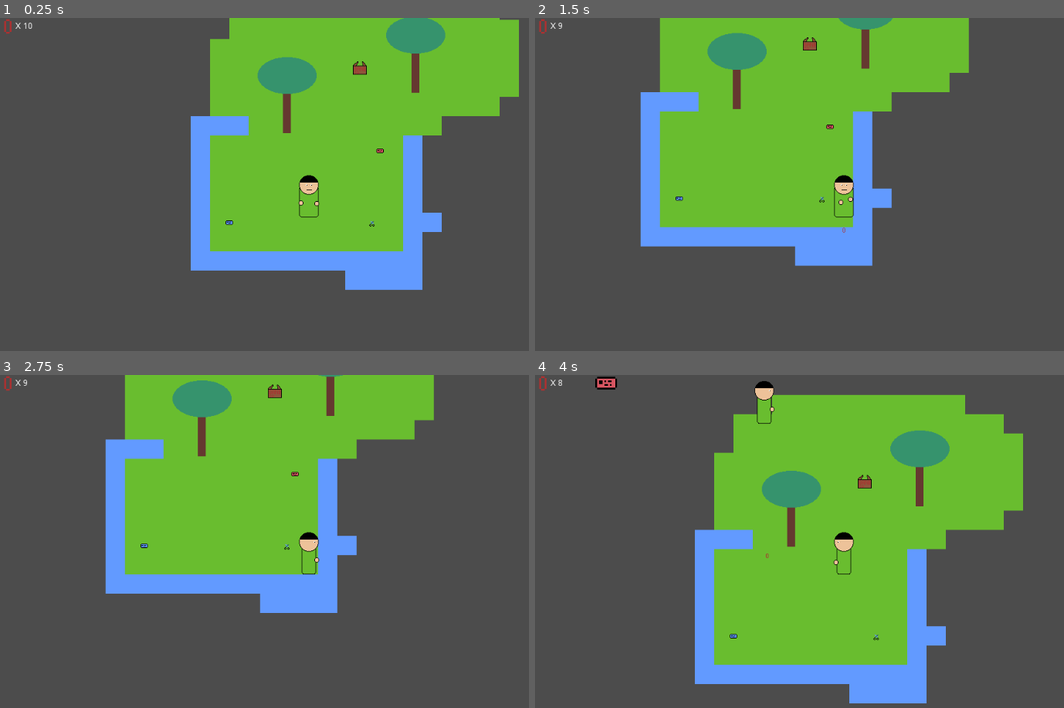
Above: before the commit, frames 1-4 (two rows, left to right).
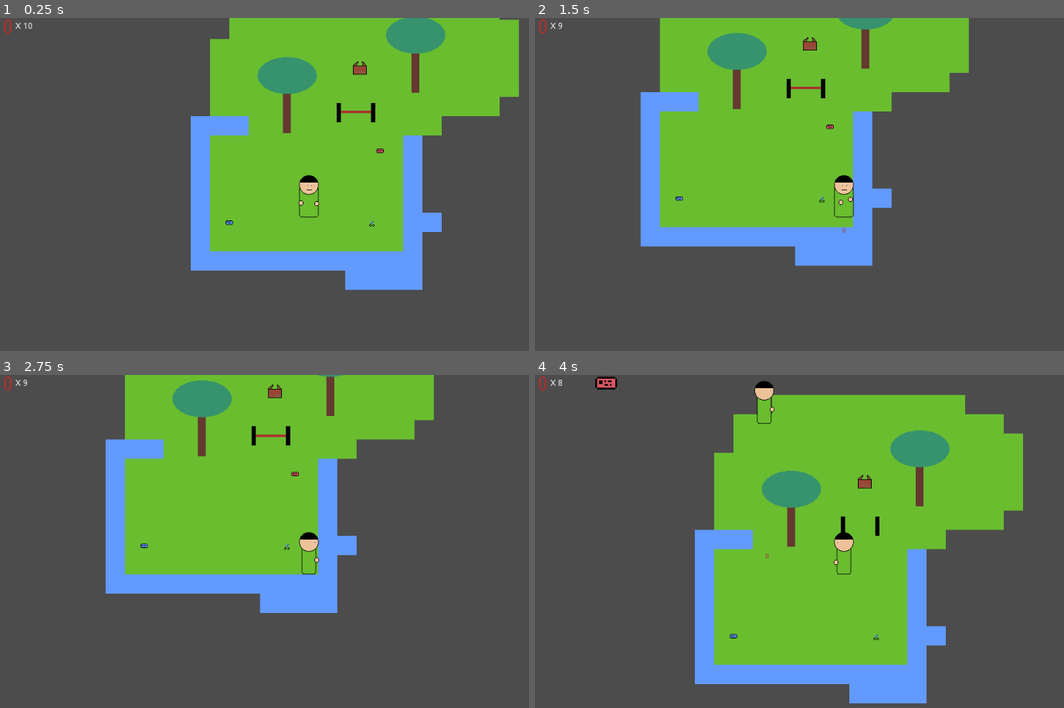
Above: after the commit, the same moments.

Repository: wiltaylor/GameJams
Game: Godot game, scene res://levels/Level1.tscn
Same seed, same stepped clock (60 frames per second), same inputs: the game is played once before the commit and once after it.
Inputs:
- Up to frame 1 (0.25 s): no input
- Up to frame 2 (1.5 s): tap Enter at 0.5 s; hold Right (move_right) 0.53-1.28 s; tap Alt (use) at 0.6 s; hold Down (move_down) from 1.28 s (still down); tap Ctrl (shoot) at 1.35 s
- Up to frame 3 (2.75 s): tap Alt (use) at 1.55, 2.1 s; release Down (move_down) at 2.03 s; hold Right (move_right) from 2.03 s (still down)
- Up to frame 4 (4 s): tap Space at 2.75 s; release Right (move_right) at 2.78 s; hold Up (move_up) 2.78-3.53 s; tap Alt (use) at 2.85, 3.8 s; hold Left (move_left) from 3.53 s (still down); tap Ctrl (shoot) at 3.6 s

The runs differ from the first frame. In frame 1, 0.1% of the frame differs, in the area x 63-71%, y 25-32%; in frame 2, 0.2%; in frame 3, 0.2%, in the area x 47-55%, y 15-22%; in frame 4, 0.1%.

Commit message:
Added doors

Diff:
--- a/LudumDare/LD47/src/levels/Level1.tscn
+++ b/LudumDare/LD47/src/levels/Level1.tscn
@@ -8,6 +8,7 @@
 [ext_resource path="res://objects/BlueCard.tscn" type="PackedScene" id=6]
 [ext_resource path="res://objects/RedCard.tscn" type="PackedScene" id=7]
 [ext_resource path="res://objects/Band_Box.tscn" type="PackedScene" id=8]
+[ext_resource path="res://objects/Door.tscn" type="PackedScene" id=9]
 
 [sub_resource type="NavigationPolygon" id=1]
 vertices = PoolVector2Array( 709.5, 91.5, 513, 96.5, 546, 33.5, 714, -205, 451, 33.5, 478.5, 96.5, 478, 286, 328.5, 100.5, 321, -30.5, 446.5, -105.5, 166, -213.5, 543.5, -114, 247, -36, 162, 62.5, 223.5, 63, 241, 96, 221.5, 93.5, 161.5, 286.5, 161, 93.5 )
@@ -55,3 +56,7 @@
 
 [node name="RedCard" parent="." instance=ExtResource( 7 )]
 position = Vector2( 441.844, 118.872 )
+
+[node name="Door" parent="." instance=ExtResource( 9 )]
+position = Vector2( 401.949, 57.4423 )
+LockType = 1
--- /dev/null
+++ b/LudumDare/LD47/src/objects/Door.tscn
@@ -0,0 +1,37 @@
+[gd_scene load_steps=9 format=2]
+
+[ext_resource path="res://sprites/objects/door-closed.png" type="Texture" id=1]
+[ext_resource path="res://scripts/Door.gd" type="Script" id=2]
+[ext_resource path="res://sprites/objects/door-red.png" type="Texture" id=3]
+[ext_resource path="res://sprites/objects/door-open.png" type="Texture" id=4]
+[ext_resource path="res://sprites/objects/door-blue.png" type="Texture" id=5]
+[ext_resource path="res://sprites/objects/door-blocked.png" type="Texture" id=6]
+
+[sub_resource type="RectangleShape2D" id=1]
+extents = Vector2( 32.0179, 15.6147 )
+
+[sub_resource type="CircleShape2D" id=2]
+radius = 38.295
+
+[node name="Door" type="Node2D"]
+script = ExtResource( 2 )
+ClosedTexture = ExtResource( 1 )
+ClosedRedTexture = ExtResource( 3 )
+ClosedBlueTexture = ExtResource( 5 )
+OpenTexture = ExtResource( 4 )
+BlockedTexture = ExtResource( 6 )
+
+[node name="StaticBody2D" type="StaticBody2D" parent="."]
+
+[node name="CollisionShape2D" type="CollisionShape2D" parent="StaticBody2D"]
+shape = SubResource( 1 )
+
+[node name="Sprite" type="Sprite" parent="."]
+texture = ExtResource( 1 )
+
+[node name="UseArea" type="Area2D" parent="."]
+
+[node name="CollisionShape2D" type="CollisionShape2D" parent="UseArea"]
+shape = SubResource( 2 )
+[connection signal="body_entered" from="UseArea" to="." method="_enter_use_range"]
+[connection signal="body_exited" from="UseArea" to="." method="_leave_use_range"]
--- /dev/null
+++ b/LudumDare/LD47/src/scripts/Door.gd
@@ -0,0 +1,64 @@
+extends Node2D
+
+enum DoorLockType {None, Red, Blue, Always}
+
+export(DoorLockType) var LockType = DoorLockType.None
+export(Texture) var ClosedTexture
+export(Texture) var ClosedRedTexture
+export(Texture) var ClosedBlueTexture
+export(Texture) var OpenTexture
+export(Texture) var BlockedTexture
+
+onready var player = get_tree().get_root().find_node("Player", true, false)
+onready var staticBody = get_node("StaticBody2D")
+onready var sprite = get_node("Sprite")
+onready var useArea = get_node("UseArea")
+
+func _ready():
+	if LockType == DoorLockType.Red:
+		sprite.texture = ClosedRedTexture
+
+	if LockType == DoorLockType.Blue:
+		sprite.texture = ClosedBlueTexture
+
+	if LockType == DoorLockType.Always:
+		sprite.texture = BlockedTexture
+
+func use():
+
+	if LockType == DoorLockType.Always:
+		return
+
+	if LockType == DoorLockType.Blue:
+		if player.hasBlueCard != true:
+			print("no blue key card")
+			return
+
+	if LockType == DoorLockType.Red:
+		if player.hasRedCard != true:
+			print("no red key card")
+			return
+
+	if LockType == DoorLockType.None:
+		pass # Always can open
+
+	staticBody.queue_free()
+	useArea.queue_free()
+
+	sprite.texture = OpenTexture
+
+	player.ExitUseRange(self)
+
+func _enter_use_range(body):
+	if body.owner == null:
+		return
+
+	if body.owner.name == "Player":
+		body.owner.EnterUseRange(self)
+
+func _leave_use_range(body):
+	if body.owner == null:
+		return
+
+	if body.owner.name == "Player":
+		body.owner.ExitUseRange(self)
Not shown: 1 places in LudumDare/LD47/src/levels/Level1.tscn that only renumber resources
Binary file added: LudumDare/LD47/src/sprites/objects/door-blocked.ase
Binary file added: LudumDare/LD47/src/sprites/objects/door-blocked.png
Not shown, added: LudumDare/LD47/src/sprites/objects/door-blocked.png.import
Binary file added: LudumDare/LD47/src/sprites/objects/door-blue.png
Not shown, added: LudumDare/LD47/src/sprites/objects/door-blue.png.import
Binary file added: LudumDare/LD47/src/sprites/objects/door-closed.ase
Binary file added: LudumDare/LD47/src/sprites/objects/door-closed.png
Not shown, added: LudumDare/LD47/src/sprites/objects/door-closed.png.import
Binary file added: LudumDare/LD47/src/sprites/objects/door-open.ase
Binary file added: LudumDare/LD47/src/sprites/objects/door-open.png
Not shown, added: LudumDare/LD47/src/sprites/objects/door-open.png.import
(and 2 more such lines)
